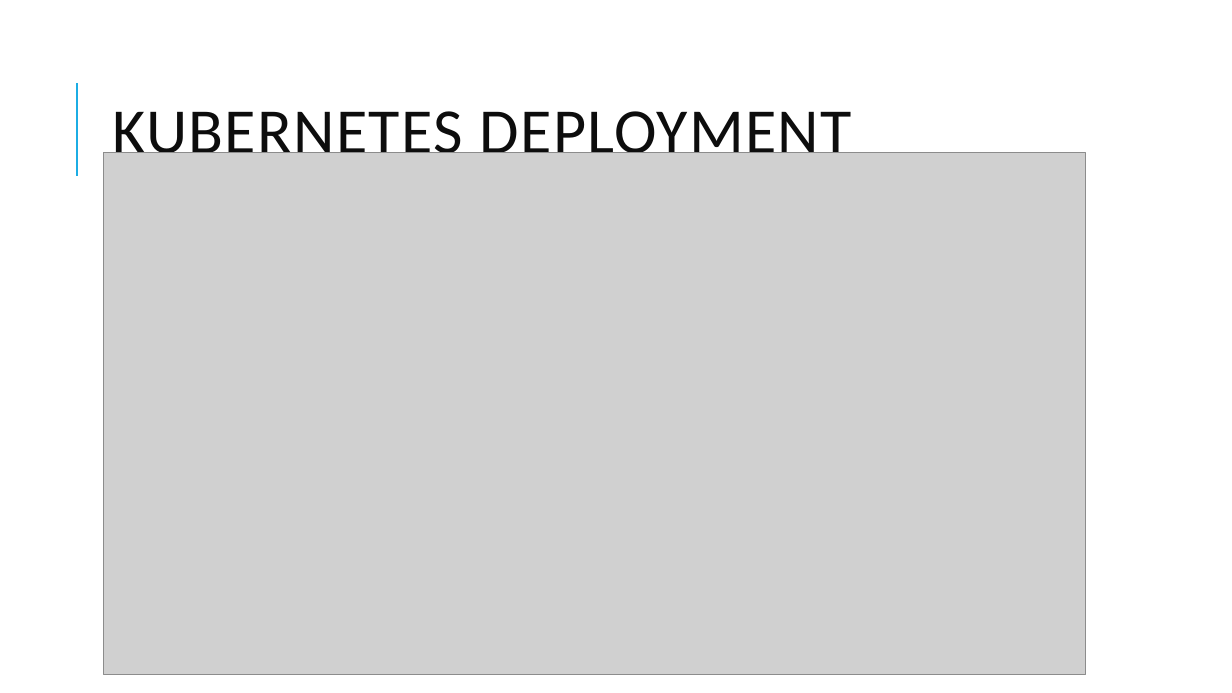
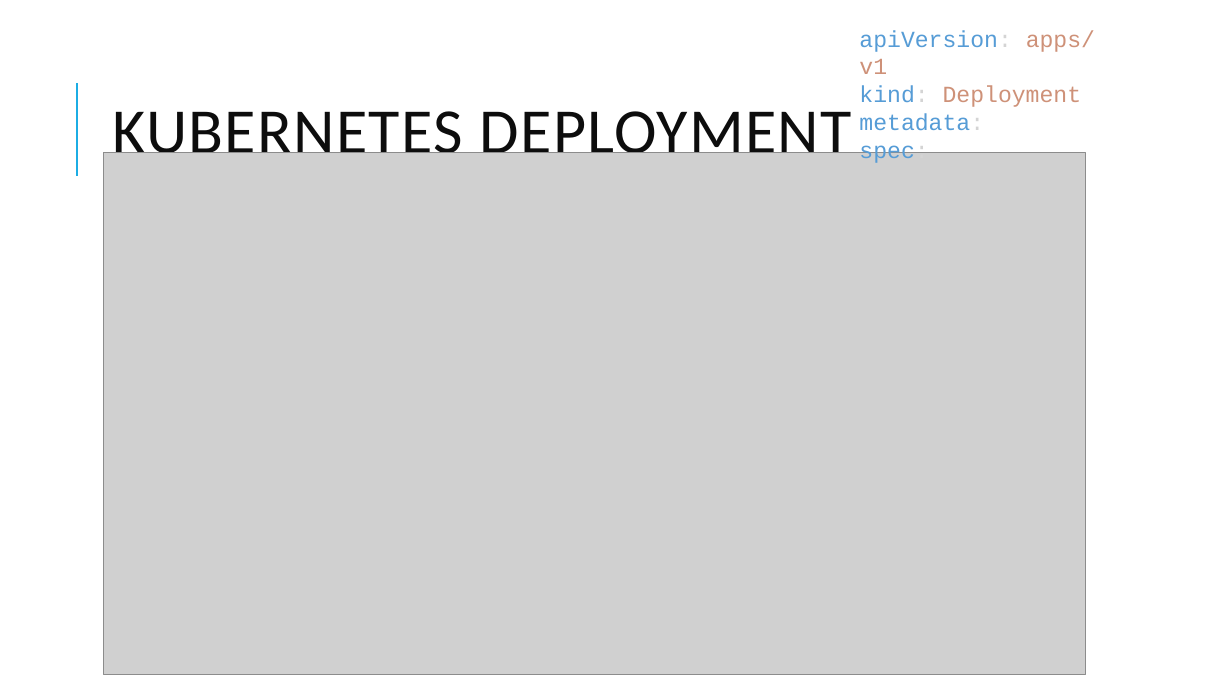
Before and after one commit to djkormo/k8s-online-lab-202006, a slide deck: slide 13 of docs/Kubernetes-202006–several aspects.pptx (slide 12 before the commit). Drawn at 1232x693 pixels with LibreOffice and Linux fonts; fonts in the diff are those of the drawing; grey boxes stand for pictures. Boxes give left, top, right and bottom in pixels: in the first picture for what was removed or moved away, otherwise in the second. Text is boxed around its words. In the diff, an @@ line names an element or a change of style, - is before the commit and + after.

```diff
--- a/docs/Kubernetes-202006–several aspects.pptx
+++ b/docs/Kubernetes-202006–several aspects.pptx
@@ text added at (x1=859, y1=30, x2=1095, y2=163), 18 pt, text #569CD6 @@
+apiVersion: apps/v1
+kind: Deployment
+metadata:
+spec:
```
Also in this commit, not shown: 5 other slides changed, 4 slides added, 42 other files.
